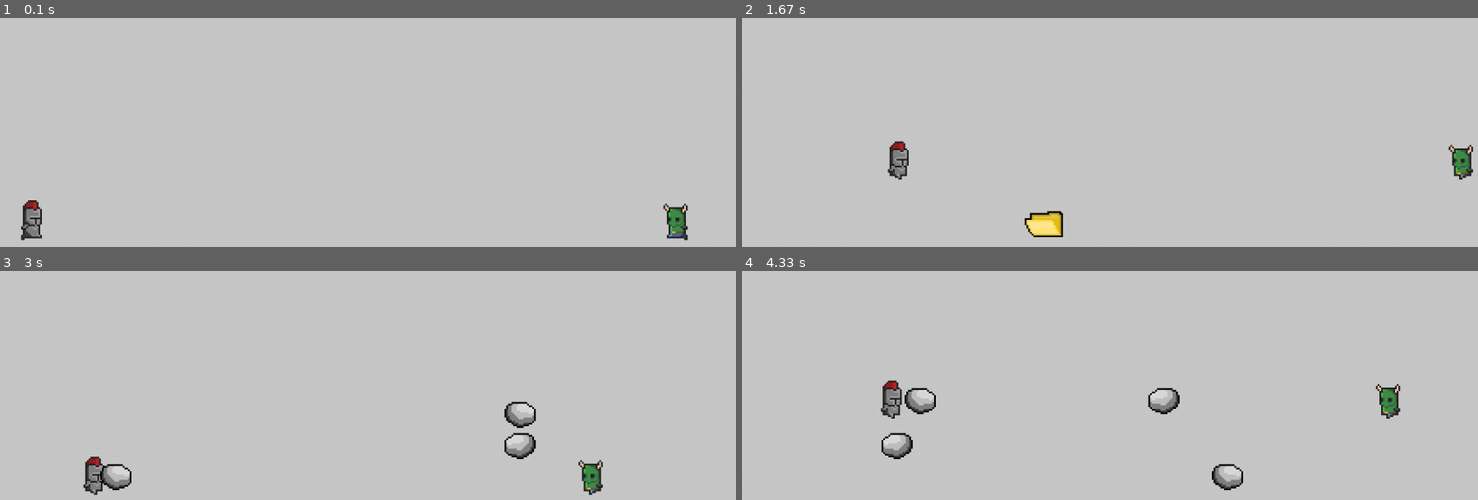
Above: before the commit, frames 1-4 (two rows, left to right).
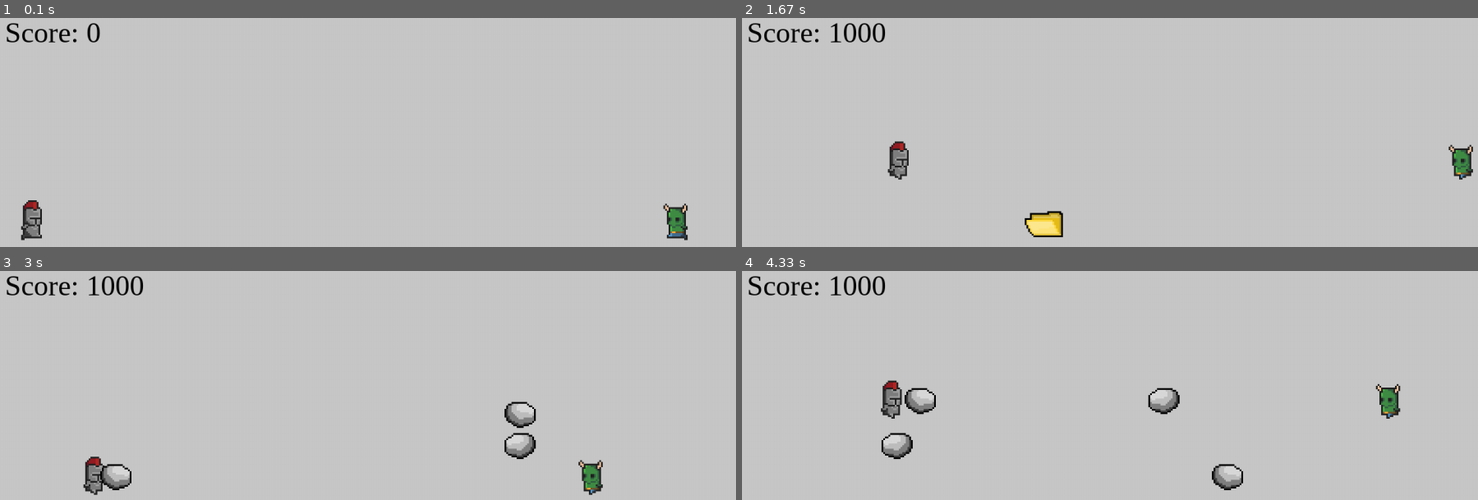
Above: after the commit, the same moments.

Repository: OscarVinhNguyen/RPS_Shoot
Game: pygame game, started from pygame_rock_paper_scissors.py
The game is run twice, just before and just after one commit, with the same random seed, the same clock (stepped at 60 frames per second) and the same inputs.
Inputs:
- Up to frame 1 (0.1 s): no input
- Up to frame 2 (1.67 s): tap Enter at 0.33 s; hold Right 0.67-1.13 s; hold D 0.67-1.13 s; tap F at 0.73, 1.03, 1.23, 1.57 s; tap G at 0.82 s; hold Up 1.17-1.47 s; hold W 1.17-1.47 s; hold Right from 1.5 s (still down); hold D from 1.5 s (still down)
- Up to frame 3 (3 s): tap F at 1.87, 2.07, 2.37, 2.63, 2.97 s; release Right at 1.97 s; release D at 1.97 s; hold Left 2-2.53 s; hold A 2-2.53 s; tap G at 2.15 s; hold Down 2.57-2.87 s; hold S 2.57-2.87 s; tap Right Shift at 2.72 s; hold Left from 2.9 s (still down); hold A from 2.9 s (still down)
- Up to frame 4 (4.33 s): tap F at 3.27, 3.4, 3.8, 4.1 s; release Left at 3.3 s; release A at 3.3 s; hold Up 3.33-3.7 s; hold W 3.33-3.7 s; tap G at 3.48 s; hold Right from 3.73 s (still down); hold D from 3.73 s (still down); tap Right Shift at 3.88 s

The runs differ from the first frame. In frame 1, 0.4% of the frame differs, in the area x 0-14%, y 2-11%; in frame 2, 0.6%, in the area x 0-20%, y 2-11%; in frame 3, 0.6%; in frame 4, 0.6%.

Commit message:
Score implemeted

Diff:
--- a/pygame_rock_paper_scissors.py
+++ b/pygame_rock_paper_scissors.py
@@ -8,6 +8,9 @@
 
 import pygame
 import time
+pygame.font.init()
+
+score = 0
 
 class Player():
     def __init__(self, mode, color, x, y, spd, cooldown):
@@ -92,18 +95,25 @@
                 if results == -10:
                     all_bullets.pop(all_bullets.index(player_1_proj))
                     all_bullets.pop(all_bullets.index(player_2_proj))
+                    global score
+                    score += 500
                 elif results == -12 or results == -9:
                     all_bullets.pop(all_bullets.index(player_2_proj))
+                    score += 1000
                 elif results == -8 or results == -11:
                     all_bullets.pop(all_bullets.index(player_1_proj))
+                    score += 1000
 
     def player_collision(self, bullets_list):
         if self.direction == 1: # checking bullet collisions with players
             if check_collision(self, player_2):
                 bullets_list.pop(bullets_list.index(self))
+                global score
+                score += 10000
         if self.direction == -1:
             if check_collision(self, player_1):
                 bullets_list.pop(bullets_list.index(self))
+                score += 10000
 
     def move_bullet(self, bullets_list):
         if self.x > 0 and self.x < win_w: # bullet movement
@@ -141,6 +151,10 @@
     def draw(self, surface, cell_index, x, y, handle=0):
         surface.blit(self.sheet, (x+self.handle[handle][0], y+self.handle[handle][1]), self.cells[cell_index])
 
+def draw_text():
+    score_label = main_font.render(f"Score: {score}", 1, (0,0,0))
+    win.blit(score_label, (10, 10))
+
 def scale_sprite(sprite, sprite_size, cols, rows, scale_factor):
     """scale a sprite given the arguments"""
     return pygame.transform.scale(sprite, (cols*sprite_size*scale_factor, rows*sprite_size*scale_factor))
@@ -159,6 +173,8 @@
 win = pygame.display.set_mode((win_w, win_h))
 
 pygame.display.set_caption("Rock, Paper, Scissors, Shoot")
+
+main_font = pygame.font.SysFont("timesnewroman", 50)
 
 FPS = 60 # 60 frames per second that will be set later in the run loop: clock.tick(FPS)
 clock = pygame.time.Clock()
@@ -194,15 +210,21 @@
 
 bullets = [] # bullet object list
 
-run = True # main run loop thingy
+run = True
 while run:
     clock.tick(FPS)
 
+    keys = pygame.key.get_pressed()
+
+    if keys[pygame.K_ESCAPE]:
+        run = False
     for event in pygame.event.get():
         if event.type == pygame.QUIT:
           run = False
 
     win.fill((200, 200, 200))
+
+    draw_text()
 
         # sprite (index) frame rate
     index_timer += 1
@@ -222,8 +244,6 @@
         bullet.move_bullet(bullets)
         bullet.draw_bullet()
 
-    keys = pygame.key.get_pressed()
-
     # player 1 controls (movement, screen boundaries, shooting)
     if player_1_has_control:
         player_1.RPS_shoot_controls(1)
